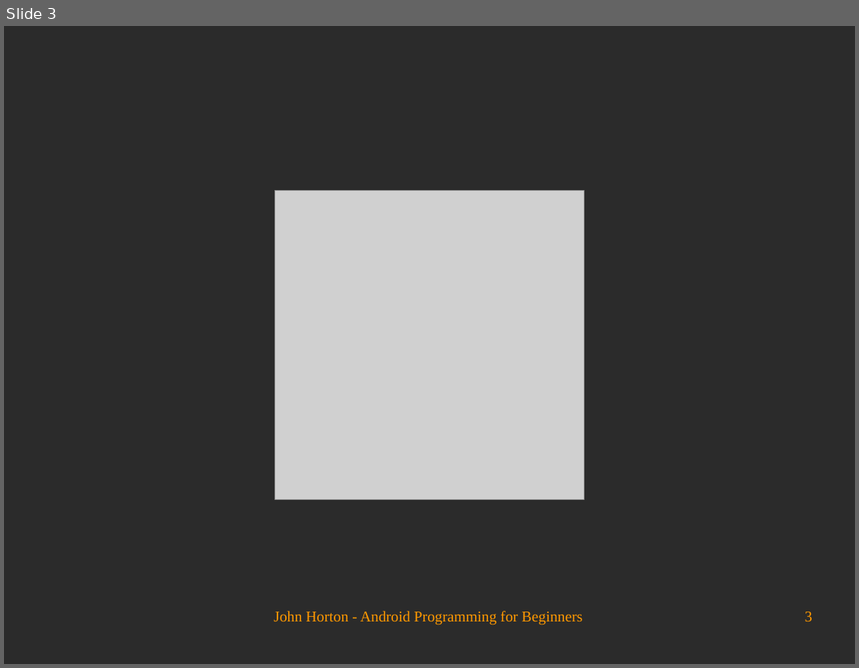
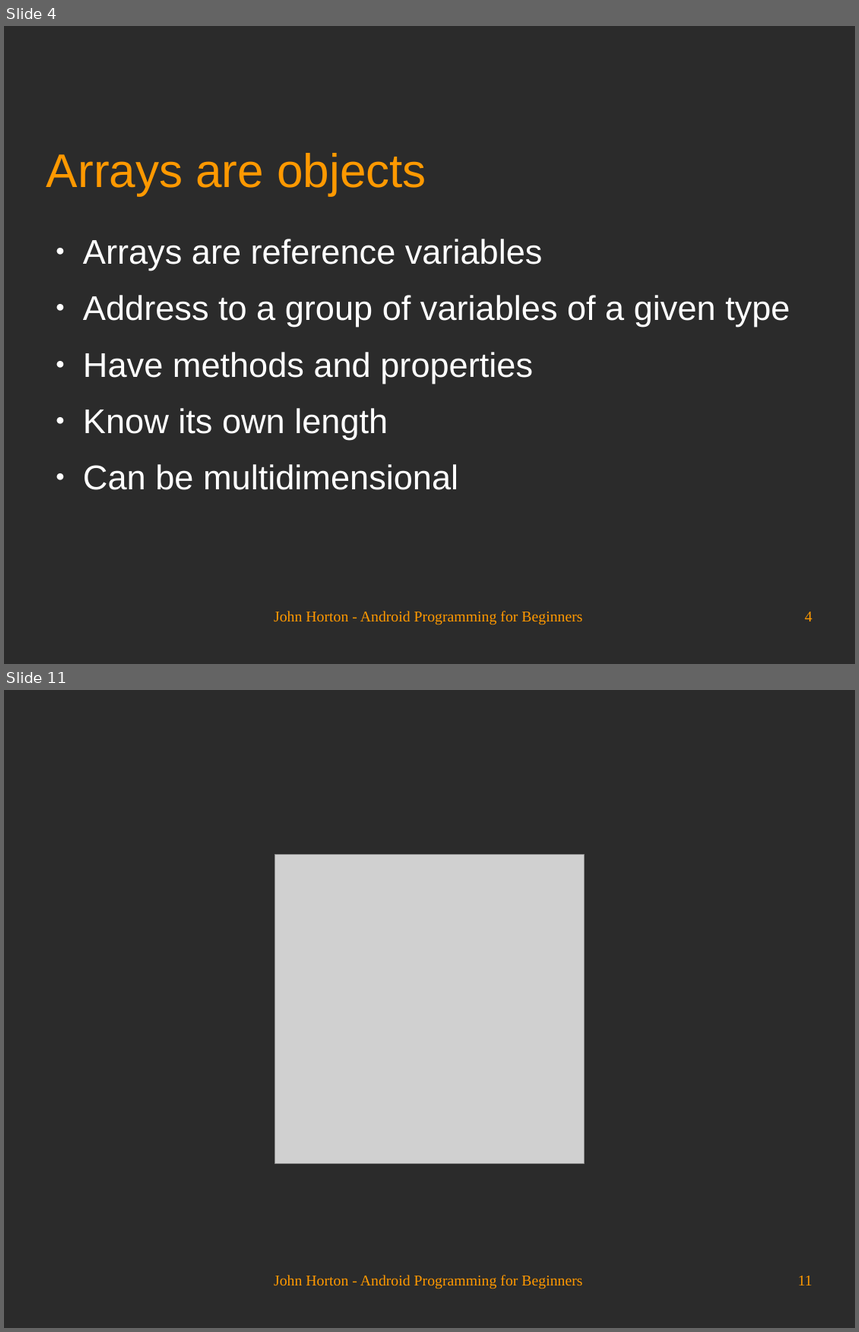
Before and after one commit to Academy-Soft-Intellect/Android-Programming-for-Beginners, a slide deck: 13_Handling_and_Displaying_Arrays_of_Data.odp. Shown one above the other, each under a label of ours: slide 3 before the commit, slides 4 and 11 after it; the slides between them are not shown. The pictures are 859x668 and 859x1332 pixels, drawn with LibreOffice and Linux fonts; fonts in the diff are those of the drawing; grey boxes stand for pictures; background and template pictures are left out; a plain dark background stands for a picture behind light text. Boxes give left, top, right and bottom in pixels: in the first picture for what was removed or moved away, otherwise in the second. Text is boxed around its words. In the diff, an @@ line names an element or a change of style, - is before the commit and + after.

```diff
--- a/13_Handling_and_Displaying_Arrays_of_Data.odp
+++ b/13_Handling_and_Displaying_Arrays_of_Data.odp
@@ slide 4 added at [4,26,855,664], background picture (left out) @@
@@ title added at [47,153,427,195], 44 pt, text #FF9900 @@
+Arrays are objects
@@ text added at [83,239,790,490], 32 pt, text #FFFFFF @@
+● Arrays are reference variables
+● Address to a group of variables of a given type
+● Have methods and properties
+● Know its own length
+● Can be multidimensional
@@ text added at [274,611,582,626], 14 pt, text #FF9900 @@
+John Horton - Android Programming for Beginners
@@ page number added at [805,612,813,622], 14 pt, text #FF9900 @@
+4
@@ what was slide 3 is now slide 11 @@
@@ page number at [798,1276,813,1286]: text changed @@
-3
+11
```
Also in this commit, not shown: 2 slides changed, 7 other slides added.
